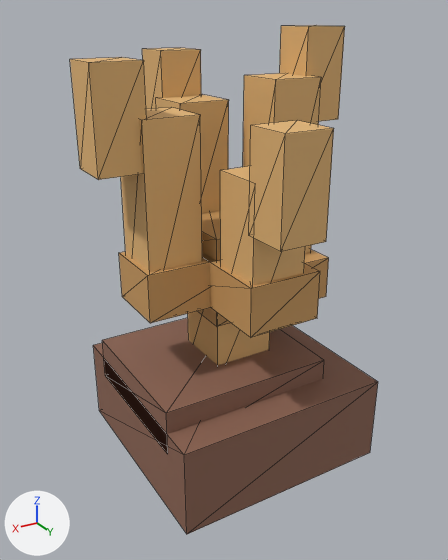
An edit to the glTF model roblox-island/exports/glb/BranchCoral_Orange.glb, drawn before and after from the same camera.
Rendered twice from a 50 mm lens placed at (6.79, 11.13, 9.76), pointed at (0.19, 0.13, 4.26). The lights are fixed; the arrows at lower left show +X, +Y and +Z. The picture after the commit comes second. Mesh edges are drawn as thin lines. Vertices at exactly the same position are counted once.

The older version as bpy lines, for what is in view:
```python
me_branchcoral_orange = bpy.data.meshes.new('BranchCoral_Orange')
me_branchcoral_orange.from_pydata(...)  # 125 vertices, 192 faces; spans x -3.06..3.06, y -3.06..3.06, z 0.0..9.5
me_branchcoral_orange.materials.append(mat_voxelpalette)  # picture img_voxel_palette
ob_branchcoral_orange = bpy.data.objects.new('BranchCoral_Orange', me_branchcoral_orange)
ob_branchcoral_orange.location = (0.0, 0.0, 0.0)
```
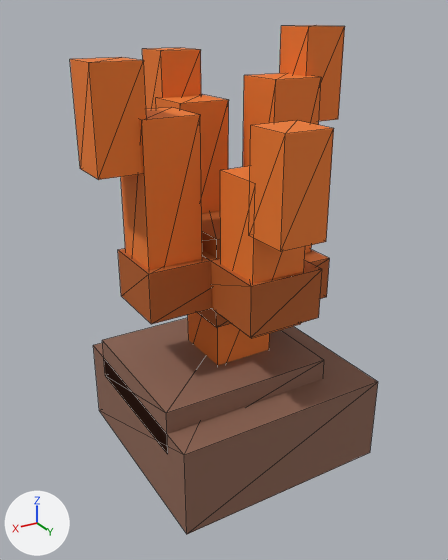
Location of each change, [x1, y1, x2, y2] in pixels of the pictures (448 x 560 px; the box of a moved part takes in the faces that stretch with it):
part 1 of me_branchcoral_orange, added (brown)
    after: [118, 249, 220, 324]
part 2 of me_branchcoral_orange, moved or reshaped
    before: [119, 75, 329, 338]
    after: [156, 75, 330, 338]
part 3 of me_branchcoral_orange, surface changed (brown to orange)
    both: [70, 25, 345, 365]

Patch to the scene script:
```diff
--- a/roblox-island/exports/glb/BranchCoral_Orange.glb.py
+++ b/roblox-island/exports/glb/BranchCoral_Orange.glb.py
@@ me_branchcoral_orange @@
 # used by ob_branchcoral_orange; location = (0.0, 0.0, 0.0)
-me_branchcoral_orange.from_pydata(...)  # 125 vertices, 192 faces; spans x -3.06..3.06, y -3.06..3.06, z 0.0..9.5
+me_branchcoral_orange.from_pydata(...)  # 128 vertices, 192 faces; spans x -3.06..3.06, y -3.06..3.06, z 0.0..9.5
+# me_branchcoral_orange part 1: a new loose piece, a box spanning x -0.79..2.3, y -0.79..0.79, z 4.0..5.09, in mat_voxelpalette (picture img_voxel_palette)
+# me_branchcoral_orange part 2
+# 16 vertices are removed from x -2.3..2.3, y -1.1..2.3, z 3.5..5.04
+# 36 faces are deleted
+# 4 vertices in x -2.2..-1.0, y -1.0..0.2, z 3.46 move by (0.0, 0.0, -0.04)
+# 4 vertices in x -0.6..0.6, y -2.2..-1.0, z 4.46 move by (0.0, 0.0, -0.01)
+# 4 vertices in x -0.4..0.8, y 1.0..2.2, z 3.96 move by (0.0, 0.0, -0.05)
+# 2 vertices move from x -2.3..-0.74, y 0.74..2.3, z 3.5..4.0 to x -2.3..-0.78, y 0.77..2.3, z 3.5..4.0
+# 11 vertices are added at x -2.3..0.9, y -1.1..2.3, z 3.5..5.08
+# 24 new faces join them
+# me_branchcoral_orange part 3: 120 kept faces spanning x -3.06..3.06, y -3.06..3.06, z 2.0..9.5 get new texture (UV) coordinates
 me_branchcoral_orange.materials.append(mat_voxelpalette)
```
